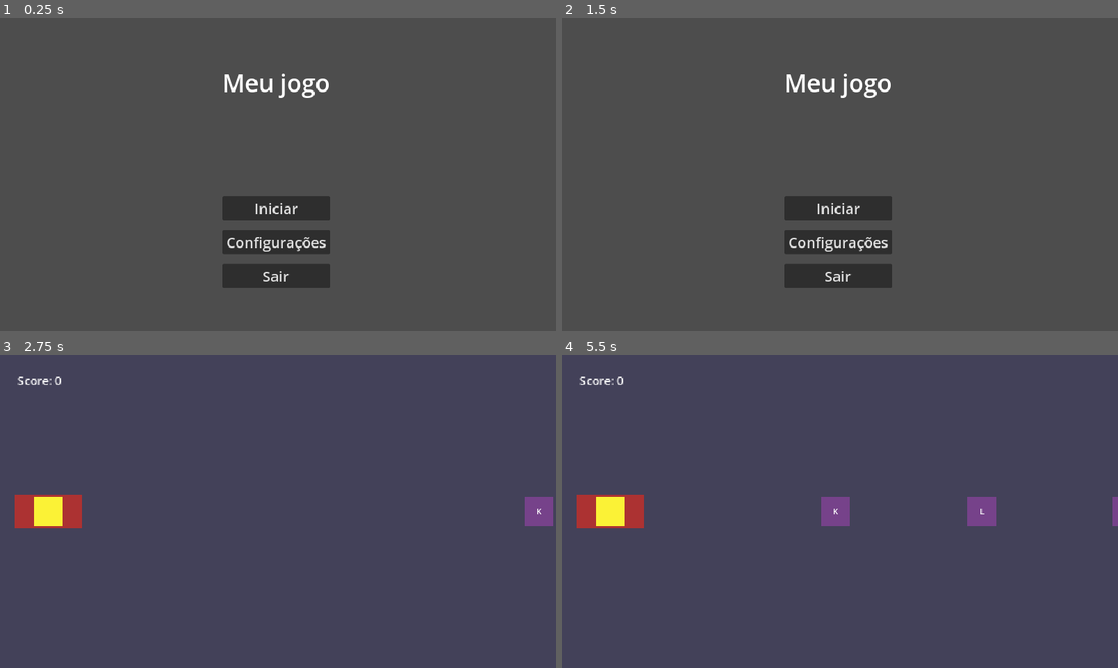
Above: before the commit, frames 1-4 (two rows, left to right).
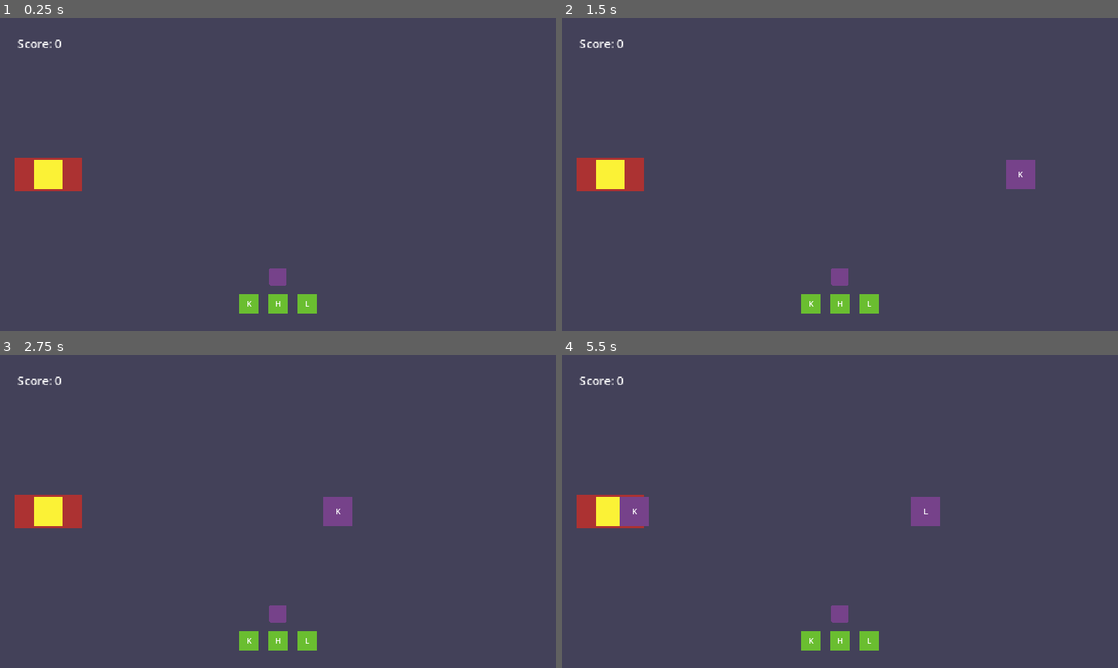
Above: after the commit, the same moments.

Repository: Yuri-amaralsantos/gameRitmo
Game: Godot game, scene res://Scenes/scene_test/scene_test.tscn
Two runs of this game, one before a commit and one after it. Both use one fixed random seed, a clock stepped at 60 frames per second and the inputs below. Before the commit the project starts from res://Scenes/mainMenu/mainMenu.tscn.
Inputs (mouse positions are in pixels of both pictures, inside the frame that each line leads up to):
- Up to frame 1 (0.25 s): no input
- Up to frame 2 (1.5 s): click (840, 243) at 0.5 s, where only the run before the commit has a clickable "Configurações"; click (840, 208) at 1.25 s, where only the run before the commit has a clickable "Voltar"
- Up to frame 3 (2.75 s): click (278, 545) at 2 s, where only the run before the commit has a clickable "Iniciar"
- Up to frame 4 (5.5 s): tap H (KeyNote1) at 2.85 s; tap J (KeyNote2) at 3.05, 3.6 s; tap K (KeyNote3) at 3.8, 4.35 s; tap L (KeyNote4) at 4.55, 5.1 s; tap Space (Combo, bound only after the commit) at 5.3 s

The runs differ from the first frame. In frame 1, 7.0% of the frame differs, in the area x 2-60%, y 6-95%; in frame 2, 7.5%, in the area x 2-86%, y 6-95%; in frame 3, 1.8%; in frame 4, 2.9%.

Commit message:
sistema de combo feito

Diff:
--- a/Autoloads/game_manager.gd
+++ b/Autoloads/game_manager.gd
@@ -1,26 +1,18 @@
 extends Node
 
-var note_quantity: int = 0
-var note_quantity_limit: int = 5
-
-var internote_quantity: int = 0
-var internote_quantity_limit: int = 3
+enum COMBO_PERCENTAGE_INCREASE {LATE = 5, SOON = 10, PERFECT = 20}
 
 var note_speed: float = 200.0
 
 
-func add_note_quantity() -> void:
-    note_quantity += 1
+var combo_percentage: int = 0
+var combo_cooldown_max_value: int = 100
+var increase_combo_percentage_holder: int = 0
+var combo_is_possible: bool = true
+var combo_activated: bool = false
 
-func add_internote_quantity() -> void:
-    internote_quantity += 1
+func reset_combo_percentage() -> void:
+	combo_percentage = 0
 
-func reset_note_quantity() -> void:
-    note_quantity = 0
-
-func reset_internote_quantity() -> void:
-    internote_quantity = 0
-
-func reset_note_and_internote_quantity() -> void:
-    reset_note_quantity()
-    reset_internote_quantity()
+func increase_combo_percentage() -> void:
+	combo_percentage += increase_combo_percentage_holder
--- a/Autoloads/score_manager.gd
+++ b/Autoloads/score_manager.gd
@@ -5,5 +5,9 @@
 var current_score: int = 0
 var score_holder: int = 0
 
+
+
+
+
 func add_score() -> void:
-    current_score += score_holder
+	current_score += score_holder
--- a/Autoloads/signal_manager.gd
+++ b/Autoloads/signal_manager.gd
@@ -1,11 +1,5 @@
 extends Node
 
-
-# Called when the node enters the scene tree for the first time.
-func _ready() -> void:
-	pass # Replace with function body.
-
-
-# Called every frame. 'delta' is the elapsed time since the previous frame.
-func _process(delta: float) -> void:
-	pass
+signal on_combo_possible
+signal on_combo_not_possible
+signal on_combo_failed
--- /dev/null
+++ b/Scenes/combo/combo.gd
@@ -0,0 +1,119 @@
+extends Control
+
+@onready var note_1: Node2D = $MarginContainer/Internotes/Internote1/Note1
+@onready var note_2: Node2D = $MarginContainer/Internotes/Internote2/Note2
+@onready var note_3: Node2D = $MarginContainer/Internotes/Internote3/Note3
+
+var rand_number_count: int = 0
+var rand_number_holder_1: int
+var rand_number_holder_2: int
+var rand_number_holder_3: int
+
+var internotes_added: bool = false
+
+var note_1_on_tree: bool = false
+var note_2_on_tree: bool = false
+var note_3_on_tree: bool = false
+
+const INTERNOTE_1 = preload("res://Scenes/internote/internote_1.tscn")
+const INTERNOTE_2 = preload("res://Scenes/internote/internote_2.tscn")
+const INTERNOTE_3 = preload("res://Scenes/internote/internote_3.tscn")
+const INTERNOTE_4 = preload("res://Scenes/internote/internote_4.tscn")
+@onready var internotes = [INTERNOTE_1, INTERNOTE_2, INTERNOTE_3, INTERNOTE_4]
+
+@onready var combo_cooldown: TextureProgressBar = $MarginContainer/Cooldown/ComboCooldown
+
+func _ready() -> void:
+	add_new_internotes()
+	SignalManager.on_combo_failed.connect(on_combo_failed)
+	combo_cooldown.max_value = GameManager.combo_cooldown_max_value
+
+func _process(delta: float) -> void:
+	refresh_combo_cooldown()
+	active_combo()
+	combo_cleared()
+	add_new_internotes()
+
+func on_combo_failed() -> void:
+	GameManager.reset_combo_percentage()
+	print("combo failed")
+	remove_internotes()
+	reset_combo()
+
+func refresh_combo_cooldown() -> void:
+	combo_cooldown.value = GameManager.combo_percentage
+
+func combo_cleared() -> void:
+	if note_1_on_tree == false and note_2_on_tree == false and note_3_on_tree == false and GameManager.combo_activated:
+		print("combo_cleared")
+		GameManager.reset_combo_percentage()
+		internotes_added = false
+		reset_combo()
+
+func reset_combo() -> void:
+	GameManager.combo_is_possible = false
+	GameManager.combo_activated = false
+
+
+func active_combo() -> void:
+	if combo_cooldown.value >= GameManager.combo_cooldown_max_value and Input.is_action_just_pressed("Combo") and GameManager.combo_is_possible:
+		GameManager.combo_activated = true
+
+func instantiate_new_internote(internote: PackedScene, container: Node2D) -> void:
+	var new_note = internote.instantiate()
+	container.add_child(new_note)
+
+func add_new_internotes() -> void: ## ARRUMAR RANDOMIZADOR DUPLICADO
+	if internotes_added == false and combo_cooldown.value >= GameManager.combo_cooldown_max_value:
+		#for i in range(3):
+			#pass
+		#for i in randi_range(0, 4):
+			#if i == rand_number_holder_1 or i == rand_number_holder_2 or i == rand_number_holder_3:
+				#continue
+			#elif
+
+		instantiate_new_internote(internotes.pick_random(), note_1)
+		instantiate_new_internote(internotes.pick_random(), note_2)
+		instantiate_new_internote(internotes.pick_random(), note_3)
+		internotes_added = true
+
+func remove_internotes() -> void:
+	remove_internote_children(note_1.get_children())
+	remove_internote_children(note_2.get_children())
+	remove_internote_children(note_3.get_children())
+	internotes_added = false
+
+func remove_internote_children(internote: Array) -> void:
+	for child in internote:
+		child.queue_free()
+
+
+
+
+
+
+
+func _on_note_1_child_exiting_tree(node: Node) -> void:
+	note_1_on_tree = false
+
+
+func _on_note_2_child_exiting_tree(node: Node) -> void:
+	note_2_on_tree = false
+
+
+func _on_note_3_child_exiting_tree(node: Node) -> void:
+	note_3_on_tree = false
+
+
+
+
+func _on_note_1_child_entered_tree(node: Node) -> void:
+	note_1_on_tree = true
+
+
+func _on_note_2_child_entered_tree(node: Node) -> void:
+	note_2_on_tree = true
+
+
+func _on_note_3_child_entered_tree(node: Node) -> void:
+	note_3_on_tree = true
--- /dev/null
+++ b/Scenes/combo/combo.tscn
@@ -0,0 +1,67 @@
+[gd_scene load_steps=4 format=3 uid="uid://cushr7vcbodso"]
+
+[ext_resource type="Script" path="res://Scenes/combo/combo.gd" id="1_nhv6v"]
+[ext_resource type="Texture2D" uid="uid://baq4k2mwyr8iw" path="res://Assets/note_container/cooldown_background_temp.png" id="2_oewgu"]
+[ext_resource type="Texture2D" uid="uid://c5g6rlnwub3q4" path="res://Assets/note_container/cooldown_loading_temp.png" id="3_nllrk"]
+
+[node name="Combo" type="Control"]
+layout_mode = 3
+anchors_preset = 15
+anchor_right = 1.0
+anchor_bottom = 1.0
+grow_horizontal = 2
+grow_vertical = 2
+script = ExtResource("1_nhv6v")
+
+[node name="MarginContainer" type="MarginContainer" parent="."]
+layout_mode = 1
+anchors_preset = 15
+anchor_right = 1.0
+anchor_bottom = 1.0
+grow_horizontal = 2
+grow_vertical = 2
+theme_override_constants/margin_left = 56
+theme_override_constants/margin_top = 56
+theme_override_constants/margin_right = 56
+theme_override_constants/margin_bottom = 56
+
+[node name="Cooldown" type="MarginContainer" parent="MarginContainer"]
+layout_mode = 2
+theme_override_constants/margin_bottom = 36
+
+[node name="ComboCooldown" type="TextureProgressBar" parent="MarginContainer/Cooldown"]
+layout_mode = 2
+size_flags_horizontal = 4
+size_flags_vertical = 8
+value = 100.0
+fill_mode = 4
+texture_under = ExtResource("2_oewgu")
+texture_progress = ExtResource("3_nllrk")
+
+[node name="Internotes" type="HBoxContainer" parent="MarginContainer"]
+layout_mode = 2
+size_flags_horizontal = 4
+size_flags_vertical = 8
+theme_override_constants/separation = 60
+
+[node name="Internote1" type="Control" parent="MarginContainer/Internotes"]
+layout_mode = 2
+
+[node name="Note1" type="Node2D" parent="MarginContainer/Internotes/Internote1"]
+
+[node name="Internote2" type="Control" parent="MarginContainer/Internotes"]
+layout_mode = 2
+
+[node name="Note2" type="Node2D" parent="MarginContainer/Internotes/Internote2"]
+
+[node name="Internote3" type="Control" parent="MarginContainer/Internotes"]
+layout_mode = 2
+
+[node name="Note3" type="Node2D" parent="MarginContainer/Internotes/Internote3"]
+
+[connection signal="child_entered_tree" from="MarginContainer/Internotes/Internote1/Note1" to="." method="_on_note_1_child_entered_tree"]
+[connection signal="child_exiting_tree" from="MarginContainer/Internotes/Internote1/Note1" to="." method="_on_note_1_child_exiting_tree"]
+[connection signal="child_entered_tree" from="MarginContainer/Internotes/Internote2/Note2" to="." method="_on_note_2_child_entered_tree"]
+[connection signal="child_exiting_tree" from="MarginContainer/Internotes/Internote2/Note2" to="." method="_on_note_2_child_exiting_tree"]
+[connection signal="child_entered_tree" from="MarginContainer/Internotes/Internote3/Note3" to="." method="_on_note_3_child_entered_tree"]
+[connection signal="child_exiting_tree" from="MarginContainer/Internotes/Internote3/Note3" to="." method="_on_note_3_child_exiting_tree"]
--- a/Scenes/internote/internote.gd
+++ b/Scenes/internote/internote.gd
@@ -2,5 +2,12 @@
 
 class_name Internote
 
+@export var internote_number: int = 0
+
 func _process(delta: float) -> void:
-    position.x -= GameManager.note_speed * delta
+	combo_time()
+
+func combo_time() -> void:
+	if GameManager.combo_activated == true:
+		if Input.is_action_just_pressed("KeyNote%s" % internote_number):
+			queue_free()
--- a/Scenes/internote/internote_1.tscn
+++ b/Scenes/internote/internote_1.tscn
@@ -3,6 +3,7 @@
 [ext_resource type="PackedScene" uid="uid://boqc3dbjcxfju" path="res://Scenes/internote/internote.tscn" id="1_tu08l"]
 
 [node name="Internote1" groups=["Intenote", "Internote1"] instance=ExtResource("1_tu08l")]
+internote_number = 1
 
 [node name="Label" parent="." index="2" groups=["Intenote", "Internote1"]]
 text = "H"
--- a/Scenes/internote/internote_2.tscn
+++ b/Scenes/internote/internote_2.tscn
@@ -3,6 +3,7 @@
 [ext_resource type="PackedScene" uid="uid://boqc3dbjcxfju" path="res://Scenes/internote/internote.tscn" id="1_tlalk"]
 
 [node name="Internote2" groups=["Intenote", "Internote2"] instance=ExtResource("1_tlalk")]
+internote_number = 2
 
 [node name="Label" parent="." index="2" groups=["Intenote", "Internote2"]]
 text = "J"
--- a/Scenes/internote/internote_3.tscn
+++ b/Scenes/internote/internote_3.tscn
@@ -3,6 +3,7 @@
 [ext_resource type="PackedScene" uid="uid://boqc3dbjcxfju" path="res://Scenes/internote/internote.tscn" id="1_30311"]
 
 [node name="Internote3" groups=["Intenote", "Internote3"] instance=ExtResource("1_30311")]
+internote_number = 3
 
 [node name="Label" parent="." index="2" groups=["Intenote", "Internote3"]]
 text = "K"
--- a/Scenes/internote/internote_4.tscn
+++ b/Scenes/internote/internote_4.tscn
@@ -3,6 +3,7 @@
 [ext_resource type="PackedScene" uid="uid://boqc3dbjcxfju" path="res://Scenes/internote/internote.tscn" id="1_dqk24"]
 
 [node name="Internote4" groups=["Intenote", "Internote4"] instance=ExtResource("1_dqk24")]
+internote_number = 4
 
 [node name="Label" parent="." index="2" groups=["Intenote", "Internote4"]]
 text = "L"
--- a/Scenes/mainMenu/mainMenu.gd
+++ b/Scenes/mainMenu/mainMenu.gd
@@ -3,21 +3,21 @@
 
 # Called when the node enters the scene tree for the first time.
 func _ready() -> void:
-    pass # Replace with function body.
+	pass # Replace with function body.
 
 
 # Called every frame. 'delta' is the elapsed time since the previous frame.
 func _process(delta: float) -> void:
-    pass
+	pass
 
 
 func _on_start_pressed() -> void:
-    get_tree().change_scene_to_file("res://Scenes/scene_test/scene_test.tscn")
+	get_tree().change_scene_to_file("res://Scenes/scene_test/scene_test.tscn")
 
 
 func _on_quit_pressed() -> void:
-    get_tree().quit()
+	get_tree().quit()
 
 
 func _on_settings_pressed() -> void:
-     get_tree().change_scene_to_file("res://Scenes/mainMenu/settingsMenu.tscn")
+	get_tree().change_scene_to_file("res://Scenes/mainMenu/settingsMenu.tscn")
--- a/Scenes/mainMenu/settings_menu.gd
+++ b/Scenes/mainMenu/settings_menu.gd
@@ -3,13 +3,13 @@
 
 # Called when the node enters the scene tree for the first time.
 func _ready() -> void:
-    pass # Replace with function body.
+	pass # Replace with function body.
 
 
 # Called every frame. 'delta' is the elapsed time since the previous frame.
 func _process(delta: float) -> void:
-    pass
+	pass
 
 
 func _on_back_pressed() -> void:
-    get_tree().change_scene_to_file("res://Scenes/mainMenu/mainMenu.tscn")
+	get_tree().change_scene_to_file("res://Scenes/mainMenu/mainMenu.tscn")
--- a/Scenes/note/note.gd
+++ b/Scenes/note/note.gd
@@ -3,4 +3,4 @@
 class_name Note
 
 func _process(delta: float) -> void:
-    position.x -= GameManager.note_speed * delta
+	position.x -= GameManager.note_speed * delta
--- a/Scenes/note_area/note_area.gd
+++ b/Scenes/note_area/note_area.gd
@@ -11,59 +11,68 @@
 var stored_area: Area2D
 
 func _process(delta: float) -> void:
-    on_key_pressed()
+	on_key_pressed()
 
-func on_key_pressed() -> void: ## ARRUMAR ISSO, SE EU APERTAR OUTRO BOTÃO SEM SER O CORRETO EU TENHO QUE APAGAR A AREA2D E CANCELAR O COMBO OU ALGUMA COISA
-    if is_on_area and Input.is_action_just_pressed("KeyNote%s" % stored_area_number):
-        if stored_area != null:
-            add_score()
-    elif is_on_area and Input.is_action_just_pressed("KeyNote1"):
-        if stored_area != null:
-            stored_area.queue_free()
-    elif is_on_area and Input.is_action_just_pressed("KeyNote2"):
-        if stored_area != null:
-            stored_area.queue_free()
-    elif is_on_area and Input.is_action_just_pressed("KeyNote3"):
-        if stored_area != null:
-            stored_area.queue_free()
-    elif is_on_area and Input.is_action_just_pressed("KeyNote4"):
-        if stored_area != null:
-            stored_area.queue_free()
+func on_key_pressed() -> void:
+	if is_on_area and Input.is_action_just_pressed("KeyNote%s" % stored_area_number):
+		if stored_area != null:
+			add_score()
+	elif is_on_area and Input.is_action_just_pressed("KeyNote1"):
+		if stored_area != null:
+			stored_area.queue_free()
+	elif is_on_area and Input.is_action_just_pressed("KeyNote2"):
+		if stored_area != null:
+			stored_area.queue_free()
+	elif is_on_area and Input.is_action_just_pressed("KeyNote3"):
+		if stored_area != null:
+			stored_area.queue_free()
+	elif is_on_area and Input.is_action_just_pressed("KeyNote4"):
+		if stored_area != null:
+			stored_area.queue_free()
 
 func add_score() -> void:
-    ScoreManager.add_score()
-    stored_area.queue_free()
+	ScoreManager.add_score()
+	GameManager.increase_combo_percentage()
+	stored_area.queue_free()
 
 func checks_what_note_is(area: Area2D) -> void:
-    if area.is_in_group("KeyNote1"):
-        stored_area_number = AREA_NUMBER.NOTE1
-        stored_area = area
-    elif area.is_in_group("KeyNote2"):
-        stored_area_number = AREA_NUMBER.NOTE2
-        stored_area = area
-    elif area.is_in_group("KeyNote3"):
-        stored_area_number = AREA_NUMBER.NOTE3
-        stored_area = area
-    elif area.is_in_group("KeyNote4"):
-        stored_area_number = AREA_NUMBER.NOTE4
-        stored_area = area
+	if area.is_in_group("KeyNote1"):
+		stored_area_number = AREA_NUMBER.NOTE1
+		stored_area = area
+	elif area.is_in_group("KeyNote2"):
+		stored_area_number = AREA_NUMBER.NOTE2
+		stored_area = area
+	elif area.is_in_group("KeyNote3"):
+		stored_area_number = AREA_NUMBER.NOTE3
+		stored_area = area
+	elif area.is_in_group("KeyNote4"):
+		stored_area_number = AREA_NUMBER.NOTE4
+		stored_area = area
 
 func _on_collision_soon_area_entered(area: Area2D) -> void:
-    checks_what_note_is(area)
-    ScoreManager.score_holder = ScoreManager.NOTE_SCORE.SOON
+	checks_what_note_is(area)
+	ScoreManager.score_holder = ScoreManager.NOTE_SCORE.SOON
+	GameManager.increase_combo_percentage_holder = GameManager.COMBO_PERCENTAGE_INCREASE.SOON
 
 func _on_collision_perfect_area_entered(area: Area2D) -> void:
-    ScoreManager.score_holder = ScoreManager.NOTE_SCORE.PERFECT
+	ScoreManager.score_holder = ScoreManager.NOTE_SCORE.PERFECT
+	GameManager.increase_combo_percentage_holder = GameManager.COMBO_PERCENTAGE_INCREASE.PERFECT
 
 func _on_collision_late_area_entered(area: Area2D) -> void:
-    ScoreManager.score_holder = ScoreManager.NOTE_SCORE.LATE
+	ScoreManager.score_holder = ScoreManager.NOTE_SCORE.LATE
+	GameManager.increase_combo_percentage_holder = GameManager.COMBO_PERCENTAGE_INCREASE.LATE
 
 func _on_area_exited(area: Area2D) -> void:
-    if area.is_in_group("KeyNote"):
-        stored_area_number = 0
-        is_on_area = false
-        stored_area = null
+	if area.is_in_group("KeyNote"):
+		ScoreManager.score_holder = 0
+		GameManager.increase_combo_percentage_holder = 0
+		stored_area_number = 0
+		is_on_area = false
+		stored_area = null
+		GameManager.combo_is_possible = true
 
 func _on_area_entered(area: Area2D) -> void:
-    if area.is_in_group("KeyNote"):
-        is_on_area = true
+	if area.is_in_group("KeyNote"):
+		is_on_area = true
+		if GameManager.combo_activated == true:
+			SignalManager.on_combo_failed.emit()
--- a/Scenes/scene_test/scene_test.gd
+++ b/Scenes/scene_test/scene_test.gd
@@ -6,42 +6,39 @@
 const NOTE_4: PackedScene = preload("res://Scenes/note/note_4.tscn")
 @onready var notes = [NOTE_1, NOTE_2, NOTE_3, NOTE_4]
 
-const INTERNOTE_1 = preload("res://Scenes/internote/internote_1.tscn")
-const INTERNOTE_2 = preload("res://Scenes/internote/internote_2.tscn")
-const INTERNOTE_3 = preload("res://Scenes/internote/internote_3.tscn")
-const INTERNOTE_4 = preload("res://Scenes/internote/internote_4.tscn")
-@onready var internotes = [INTERNOTE_1, INTERNOTE_2, INTERNOTE_3, INTERNOTE_4]
-
-
-@onready var internote_container: Node2D = $InternoteContainer
 @onready var note_container: Node2D = $NoteContainer
 @onready var marker_note_area: Marker2D = $MarkerNoteArea
 @onready var timer_note: Timer = $TimerNote
 
-
 func _ready() -> void:
-    instantiate_new_note(notes.pick_random())
-    GameManager.reset_note_and_internote_quantity()
+	instantiate_new_note(notes.pick_random())
 
 func _process(delta: float) -> void:
-    pass
+	check_if_combo_is_possible()
+
+func check_if_combo_is_possible() -> void:
+	if timer_note.time_left > 0:
+		SignalManager.on_combo_possible.emit()
+	else:
+		SignalManager.on_combo_not_possible.emit()
 
 func instantiate_new_note(note: PackedScene) -> void:
-    var new_note = note.instantiate()
-    new_note.position = marker_note_area.position
-    note_container.add_child(new_note)
+	var new_note = note.instantiate()
+	new_note.position = marker_note_area.position
+	note_container.add_child(new_note)
 
 func _on_timer_note_timeout() -> void:
-    print(timer_note.wait_time)
-    if GameManager.note_quantity < GameManager.note_quantity_limit:
-        instantiate_new_note(notes.pick_random())
-        GameManager.add_note_quantity()
-        if GameManager.note_quantity == GameManager.note_quantity_limit - 2:
-            timer_note.wait_time = 0.75
-    elif GameManager.note_quantity >= GameManager.note_quantity_limit and GameManager.internote_quantity < GameManager.internote_quantity_limit:
-        instantiate_new_note(internotes.pick_random())
-        GameManager.add_internote_quantity()
-    elif GameManager.internote_quantity == GameManager.internote_quantity_limit:
-        instantiate_new_note(notes.pick_random())
-        timer_note.wait_time = 1.5
-        GameManager.reset_note_and_internote_quantity()
+	instantiate_new_note(notes.pick_random())
+
+	#if GameManager.note_quantity < GameManager.note_quantity_limit:
+		#instantiate_new_note(notes.pick_random())
+		#GameManager.add_note_quantity()
+		#if GameManager.note_quantity == GameManager.note_quantity_limit - 2:
+			#timer_note.wait_time = 0.75
+	#elif GameManager.note_quantity >= GameManager.note_quantity_limit and GameManager.internote_quantity < GameManager.internote_quantity_limit:
+		#instantiate_new_note(internotes.pick_random())
+		#GameManager.add_internote_quantity()
+	#elif GameManager.internote_quantity == GameManager.internote_quantity_limit:
+		#instantiate_new_note(notes.pick_random())
+		#timer_note.wait_time = 1.5
+		#GameManager.reset_note_and_internote_quantity()
--- a/Scenes/scene_test/scene_test.tscn
+++ b/Scenes/scene_test/scene_test.tscn
@@ -1,9 +1,10 @@
-[gd_scene load_steps=5 format=3 uid="uid://b2nnqlso52w8i"]
+[gd_scene load_steps=6 format=3 uid="uid://b2nnqlso52w8i"]
 
 [ext_resource type="Texture2D" uid="uid://dlh8e7ojcbm1m" path="res://Assets/Background/sprite.jpg" id="1_6824p"]
 [ext_resource type="Script" path="res://Scenes/scene_test/scene_test.gd" id="1_hu4i4"]
 [ext_resource type="PackedScene" uid="uid://b572r5ogjp4eh" path="res://Scenes/note_area/note_area.tscn" id="3_m5afr"]
 [ext_resource type="PackedScene" uid="uid://bx4d6qgheb0w3" path="res://Scenes/score/score.tscn" id="4_eh1wr"]
+[ext_resource type="PackedScene" uid="uid://cushr7vcbodso" path="res://Scenes/combo/combo.tscn" id="5_ky5dw"]
 
 [node name="SceneTest" type="Node2D"]
 script = ExtResource("1_hu4i4")
@@ -20,13 +21,15 @@
 position = Vector2(1250, 324)
 
 [node name="TimerNote" type="Timer" parent="."]
-wait_time = 1.5
+wait_time = 3.0
 autostart = true
 
 [node name="NoteContainer" type="Node2D" parent="."]
 
-[node name="InternoteContainer" type="Node2D" parent="."]
+[node name="CanvasLayer" type="CanvasLayer" parent="."]
 
-[node name="Score" parent="." instance=ExtResource("4_eh1wr")]
+[node name="Score" parent="CanvasLayer" instance=ExtResource("4_eh1wr")]
+
+[node name="Combo" parent="CanvasLayer" instance=ExtResource("5_ky5dw")]
 
 [connection signal="timeout" from="TimerNote" to="." method="_on_timer_note_timeout"]
--- a/project.godot
+++ b/project.godot
@@ -11,7 +11,7 @@
 [application]
 
 config/name="ritmoGame"
-run/main_scene="res://Scenes/mainMenu/mainMenu.tscn"
+run/main_scene="res://Scenes/scene_test/scene_test.tscn"
 config/features=PackedStringArray("4.3", "GL Compatibility")
 run/low_processor_mode=true
 
@@ -69,10 +69,6 @@
 
 [input]
 
-KeyNoteMistake={
-"deadzone": 0.5,
-"events": []
-}
 KeyNote1={
 "deadzone": 0.5,
 "events": [Object(InputEventKey,"resource_local_to_scene":false,"resource_name":"","device":-1,"window_id":0,"alt_press …(192 unchanged characters)…
@@ -93,6 +89,11 @@
 "events": [Object(InputEventKey,"resource_local_to_scene":false,"resource_name":"","device":-1,"window_id":0,"alt_press …(192 unchanged characters)…
 ]
 }
+Combo={
+"deadzone": 0.5,
+"events": [Object(InputEventKey,"resource_local_to_scene":false,"resource_name":"","device":-1,"window_id":0,"alt_pressed":false,"shift_pressed":false,"ctrl_pressed":false,"meta_pressed":false,"pressed":false,"keycode":0,"physical_keycode":32,"key_label":0,"unicode":32,"location":0,"echo":false,"script":null)
+]
+}
 
 [rendering]
 
Binary file added: Assets/note_container/combo_blokecd_texture.ase
Binary file added: Assets/note_container/combo_blokecd_texture.png
Not shown, added: Assets/note_container/combo_blokecd_texture.png.import
Binary file added: Assets/note_container/cooldown_background_temp.ase
Binary file added: Assets/note_container/cooldown_background_temp.png
Not shown, added: Assets/note_container/cooldown_background_temp.png.import
Binary file added: Assets/note_container/cooldown_loading_temp.ase
Binary file added: Assets/note_container/cooldown_loading_temp.png
Not shown, added: Assets/note_container/cooldown_loading_temp.png.import
